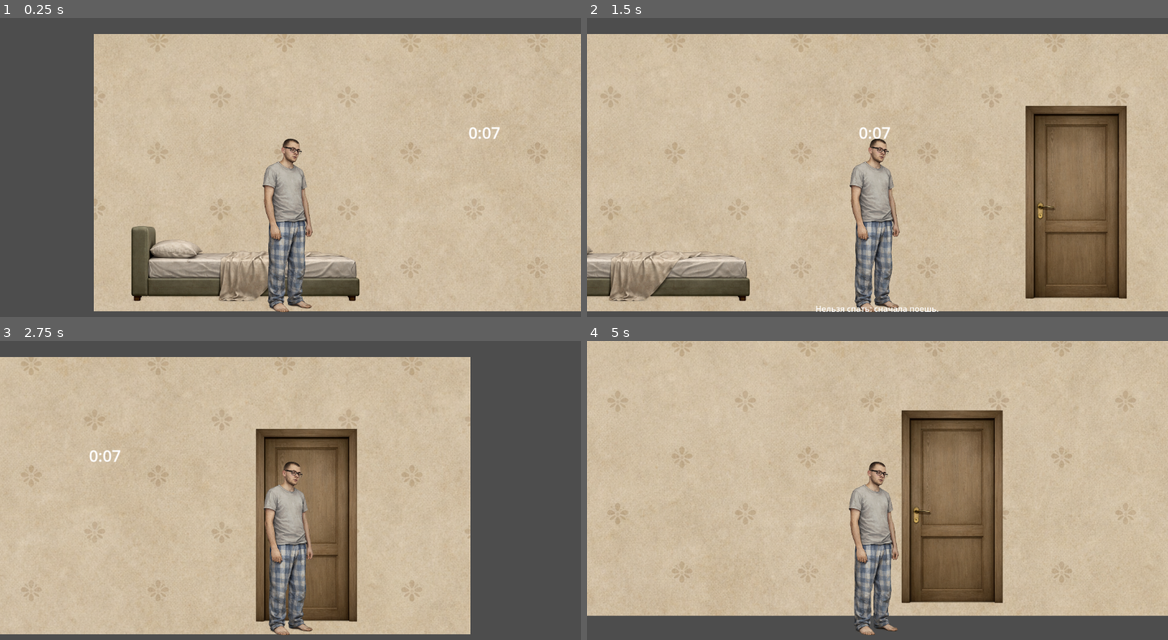
Above: before the commit, frames 1-4 (two rows, left to right).
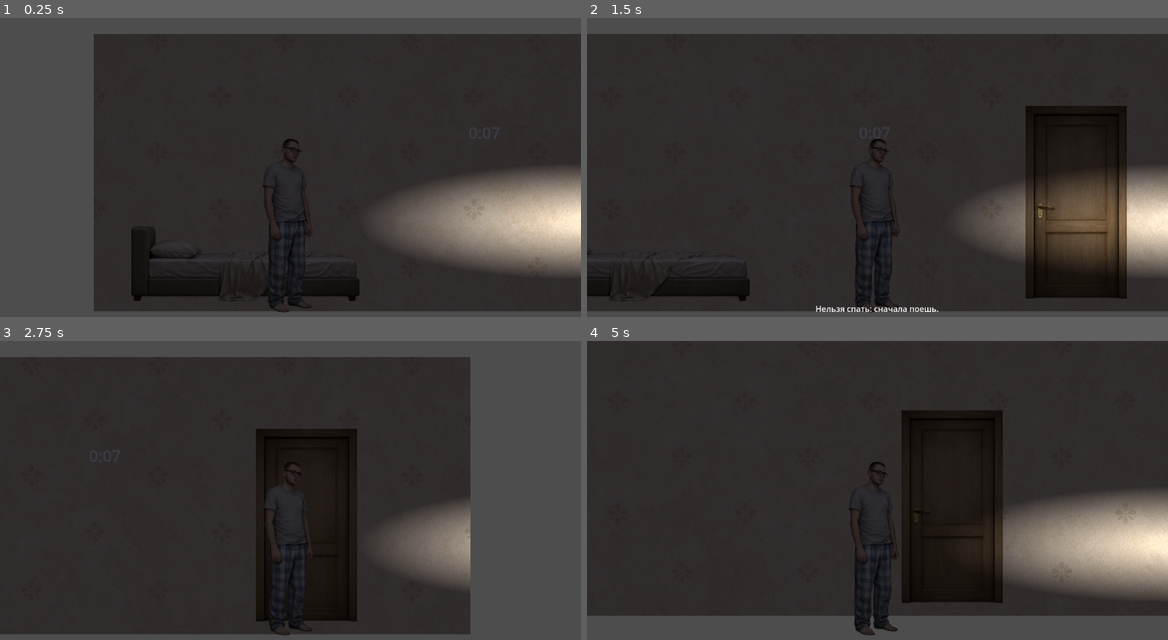
Above: after the commit, the same moments.

Repository: SergeyWithNormalName/Eater.-Loop.
Game: Godot game, scene res://scenes/cycles/level_01.tscn
Same seed, same stepped clock (60 frames per second), same inputs: the game is played once before the commit and once after it. The engine's default icon, where the game draws it, is replaced by a stand-in: a white triangle on a blue panel in a dark square.
Inputs (mouse positions are in pixels of both pictures, inside the frame that each line leads up to):
- Up to frame 1 (0.25 s): no input
- Up to frame 2 (1.5 s): tap Enter at 0.5 s; move the mouse to (1005, 164) at 0.52 s; hold Right (mg_cursor_right) 0.53-1.28 s; hold E (interact) 0.53-1.28 s; move the mouse to (761, 197) at 1.27 s; hold Down (mg_cursor_down) from 1.28 s (still down); click (761, 197) at 1.35 s
- Up to frame 3 (2.75 s): tap Space at 2 s; move the mouse to (348, 433) at 2.02 s; release Down (mg_cursor_down) at 2.03 s; hold Right (mg_cursor_right) from 2.03 s (still down); hold E (interact) from 2.03 s (still down)
- Up to frame 4 (5 s): move the mouse to (848, 568) at 2.77 s; release Right (mg_cursor_right) at 2.78 s; release E (interact) at 2.78 s; hold Up (mg_cursor_up) 2.78-3.53 s; click (848, 568) at 2.85 s; tap Enter at 3.5 s; move the mouse to (1051, 553) at 3.52 s; hold E (interact) 3.53-4.28 s; hold Left (mg_cursor_left) from 3.53 s (still down); move the mouse to (703, 454) at 4.27 s; click (703, 454) at 4.35 s

The runs differ from the first frame. In frame 1, 76% of the frame differs, in the area x 16-100%, y 5-99%; in frame 2, 91%; in frame 3, 75%; in frame 4, 91%, in the area x 0-100%, y 0-99%.
Error after the commit: Parse Error: Unexpected "void" in class body. (res://scenes/cycles/flashlight.gd:3)

Commit message:
Добавил темноту, делаю фонарик

Diff:
--- /dev/null
+++ b/scenes/cycles/flashlight.gd
@@ -0,0 +1,5 @@
+extends PointLight2D
+
+void _process(float delta):
+	# Поворачивает узел так, чтобы его ось X смотрела на курсор
+	look_at(get_global_mouse_position())
--- /dev/null
+++ b/scenes/cycles/level_01.gdshader
@@ -0,0 +1,28 @@
+shader_type canvas_item;
+
+// Насколько глубоко тень заходит на экран (больше = глубже к центру)
+uniform float reach : hint_range(0.1, 1.5) = 0.8;
+// Общая прозрачность эффекта (меньше = незаметнее)
+uniform float intensity : hint_range(0.0, 1.0) = 0.4;
+// Цвет тени
+uniform vec4 color : source_color = vec4(0.0, 0.0, 0.0, 1.0);
+
+void fragment() {
+	// 1. Вычисляем "параболу" для каждой оси.
+	// Значение UV * (1.0 - UV) равно 0.0 на краях и 0.25 точно в центре.
+	vec2 uv_curve = UV * (1.0 - UV);
+
+	// 2. Перемножаем X и Y.
+	// Это дает нам "карту", где центр самый яркий, а ЛЮБОЙ край черный.
+	// Умножаем на константу (например 16.0), чтобы нормализовать центр ближе к 1.0.
+	float base_vignette = uv_curve.x * uv_curve.y * 16.0;
+
+	// 3. Инвертируем и применяем степень для мягкости.
+	// (1.0 - base_vignette) делает края белыми (1.0), а центр черным (0.0).
+	// Функция pow(x, reach) управляет кривизной спада. Чем выше 'reach', тем быстрее спад.
+	float vignette_final = pow(1.0 - base_vignette, reach);
+
+	// 4. Применяем итоговый цвет и интенсивность.
+	// Умножаем альфу на vignette_final и на общую intensity.
+	COLOR = vec4(color.rgb, vignette_final * intensity * color.a);
+}
--- a/scenes/cycles/level_01.tscn
+++ b/scenes/cycles/level_01.tscn
@@ -1,9 +1,10 @@
-[gd_scene load_steps=23 format=3 uid="uid://cc6ehxxoauhyn"]
+[gd_scene load_steps=28 format=3 uid="uid://cc6ehxxoauhyn"]
 
 [ext_resource type="Texture2D" uid="uid://bic51a06275mf" path="res://textures/furniture/BackWalls.png" id="1_bij4o"]
 [ext_resource type="Script" uid="uid://k1u0wn4216ss" path="res://scripts/player.gd" id="2_3555j"]
 [ext_resource type="Texture2D" uid="uid://cj470h3nbgw5s" path="res://textures/Andry.png" id="3_nghjy"]
 [ext_resource type="Script" uid="uid://bcelax33cvpsy" path="res://scripts/objects/door.gd" id="4_hl306"]
+[ext_resource type="Script" uid="uid://bxhvl744s5arf" path="res://scenes/cycles/flashlight.gd" id="4_srw7l"]
 [ext_resource type="Texture2D" uid="uid://q1l7xwf3o5nx" path="res://textures/furniture/Door_2.png" id="5_wnv1a"]
 [ext_resource type="Script" uid="uid://b6y6n70dxg1af" path="res://scripts/objects/bed.gd" id="6_srw7l"]
 [ext_resource type="Texture2D" uid="uid://bfph65g52ypxj" path="res://textures/furniture/Bed.png" id="7_olvol"]
@@ -17,10 +18,23 @@
 [ext_resource type="AudioStream" uid="uid://broo4saywf1y1" path="res://audio/Не одну весну (slowed & reverb).mp3" id="14_nghjy"]
 [ext_resource type="Texture2D" uid="uid://dk25q3reeyq1p" path="res://textures/furniture/Frizzer.png" id="14_ugoxw"]
 [ext_resource type="AudioStream" uid="uid://dm1ej372r4l52" path="res://audio/festive-horn-noisy-close-squeaky.mp3" id="15_hl306"]
+[ext_resource type="Shader" uid="uid://c7db8mhrwlog4" path="res://scenes/cycles/level_01.gdshader" id="18_wnv1a"]
 
 [sub_resource type="RectangleShape2D" id="RectangleShape2D_vonw3"]
 size = Vector2(101, 346)
 
+[sub_resource type="Gradient" id="Gradient_wnv1a"]
+offsets = PackedFloat32Array(0.019543974, 0.09771987, 0.7589577)
+colors = PackedColorArray(1.0039216, 1.0039216, 1.0039216, 1, 1.0011894, 1.0011894, 1.0011894, 1, 0, 0, 0, 1)
+
+[sub_resource type="GradientTexture2D" id="GradientTexture2D_srw7l"]
+gradient = SubResource("Gradient_wnv1a")
+width = 1024
+height = 256
+fill = 1
+fill_from = Vector2(0.182, 0.437)
+fill_to = Vector2(0.75, 0.237)
+
 [sub_resource type="RectangleShape2D" id="RectangleShape2D_fh42t"]
 size = Vector2(204, 383)
 
@@ -33,16 +47,14 @@
 [sub_resource type="RectangleShape2D" id="RectangleShape2D_cr2eh"]
 size = Vector2(187.5, 370.36243)
 
+[sub_resource type="ShaderMaterial" id="ShaderMaterial_srw7l"]
+shader = ExtResource("18_wnv1a")
+shader_parameter/reach = 1.2900000580151199
+shader_parameter/intensity = 0.59200002812
+shader_parameter/color = Color(0, 0, 0, 1)
+
 [node name="Level" type="Node2D"]
 position = Vector2(16, 0)
-
-[node name="Darkness" type="ColorRect" parent="."]
-visible = false
-offset_left = -90.0
-offset_top = -52.0
-offset_right = 81.0
-offset_bottom = 44.0
-color = Color(0, 0, 0, 0.6862745)
 
 [node name="WallBack_Hall" type="Sprite2D" parent="."]
 z_index = -5
@@ -63,7 +75,6 @@
 [node name="Player" type="CharacterBody2D" parent="." groups=["player"]]
 position = Vector2(-303, 41)
 script = ExtResource("2_3555j")
-metadata/_edit_group_ = true
 
 [node name="CollisionShape2D" type="CollisionShape2D" parent="Player"]
 position = Vector2(-5.249996, 83.238884)
@@ -80,6 +91,14 @@
 scale = Vector2(0.44800887, 0.44800875)
 texture = ExtResource("3_nghjy")
 
+[node name="PointLight2D" type="PointLight2D" parent="Player"]
+position = Vector2(23.356506, 59)
+rotation = 3.1415927
+scale = Vector2(1.0089942, 1)
+texture = SubResource("GradientTexture2D_srw7l")
+offset = Vector2(-250, 0)
+script = ExtResource("4_srw7l")
+
 [node name="Door(In Bedroom)" type="Area2D" parent="."]
 z_index = -2
 position = Vector2(481, 77)
@@ -187,6 +206,7 @@
 [node name="Frizzer" type="Area2D" parent="."]
 z_index = -1
 position = Vector2(7850, 91)
+rotation = 0.002391043
 script = ExtResource("13_3jwi8")
 minigame_scene = ExtResource("11_3555j")
 food_scene = ExtResource("12_nghjy")
@@ -212,6 +232,21 @@
 [node name="WorldClock2" parent="." instance=ExtResource("13_bij4o")]
 position = Vector2(6693, -107)
 start_game_time = "0:07"
+
+[node name="CanvasModulate" type="CanvasModulate" parent="."]
+rotation = 0.009666472
+color = Color(0.23529412, 0.23529412, 0.27450982, 1)
+
+[node name="CanvasLayer" type="CanvasLayer" parent="."]
+visible = false
+
+[node name="ColorRect" type="ColorRect" parent="CanvasLayer"]
+material = SubResource("ShaderMaterial_srw7l")
+anchors_preset = 15
+anchor_right = 1.0
+anchor_bottom = 1.0
+grow_horizontal = 2
+grow_vertical = 2
 
 [connection signal="body_entered" from="Door(In Bedroom)" to="Door(In Bedroom)" method="_on_body_entered"]
 [connection signal="body_exited" from="Door(In Bedroom)" to="Door(In Bedroom)" method="_on_body_exited"]
Not shown, added: scenes/cycles/flashlight.gd.uid
Not shown, added: scenes/cycles/level_01.gdshader.uid
